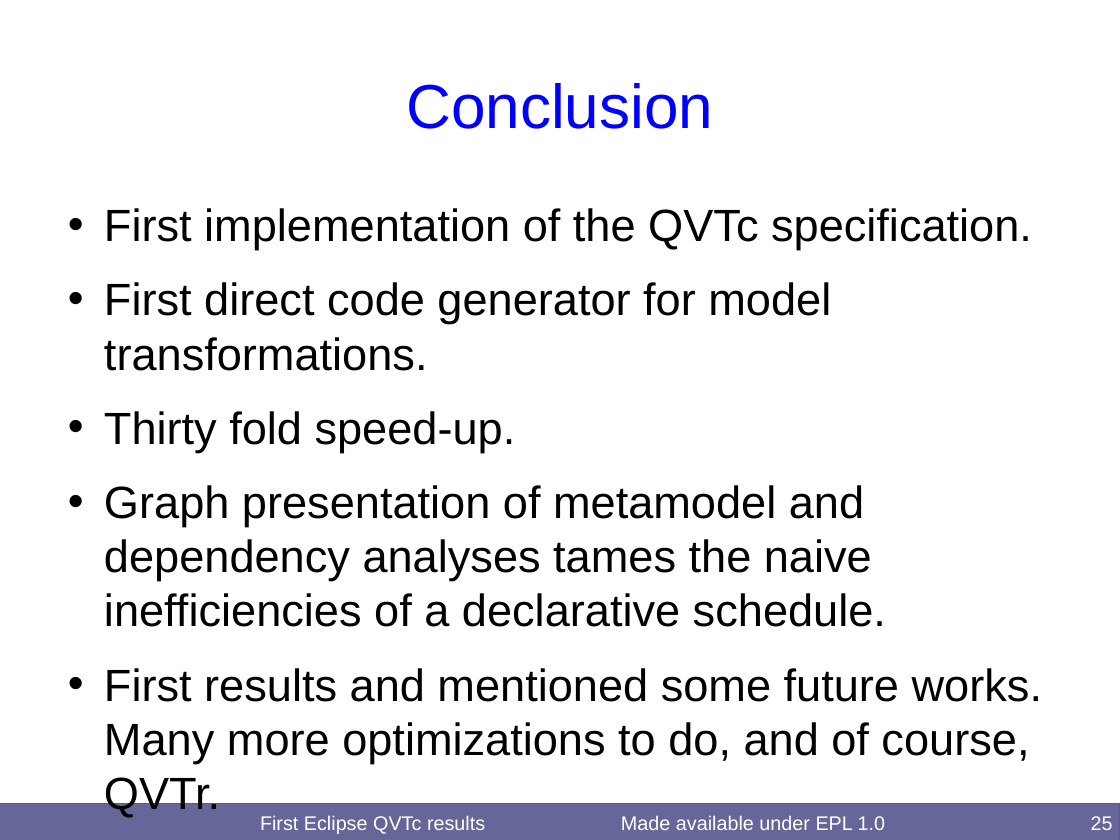
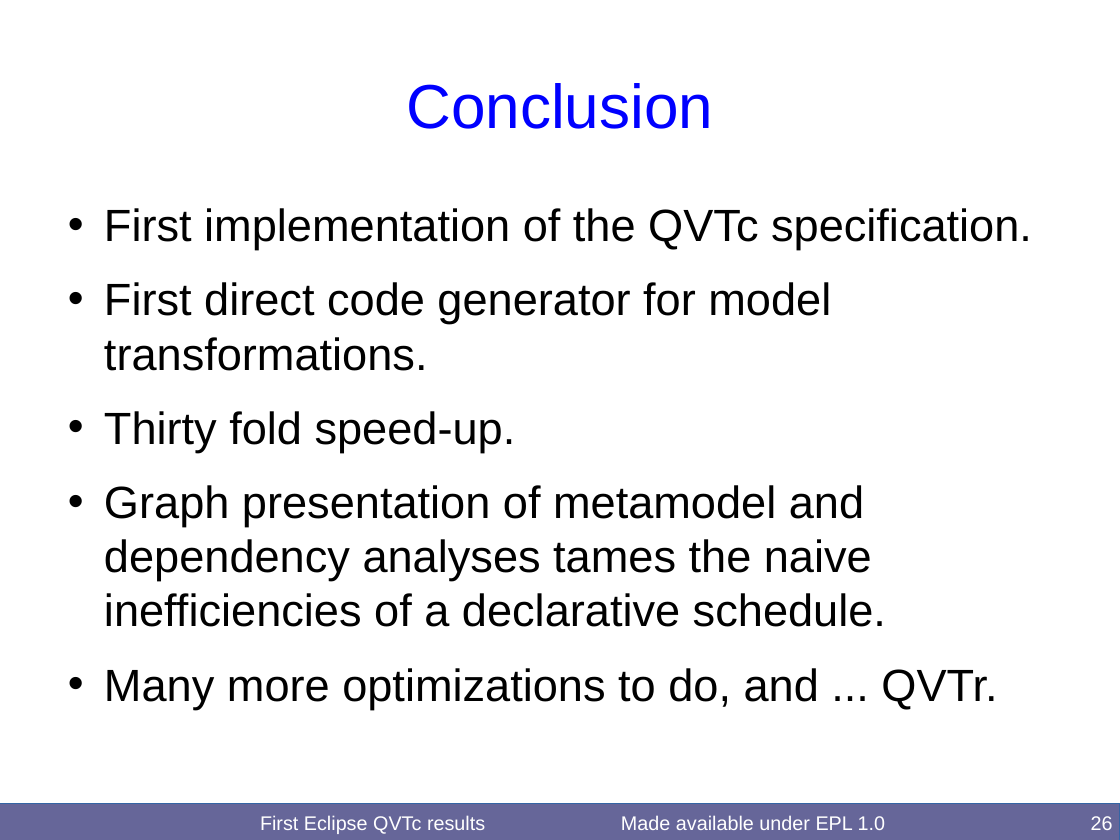
Before and after one commit to merks/mmt-website, a slide deck: slide 26 of qvt/docs/BigMDE2016/QVTcFirstResults.odp (slide 25 before the commit). Drawn at 1120x840 pixels with LibreOffice and Linux fonts; fonts in the diff are those of the drawing. Boxes give left, top, right and bottom in pixels: in the first picture for what was removed or moved away, otherwise in the second. Text is boxed around its words. In the diff, an @@ line names an element or a change of style, - is before the commit and + after.

```diff
--- a/qvt/docs/BigMDE2016/QVTcFirstResults.odp
+++ b/qvt/docs/BigMDE2016/QVTcFirstResults.odp
@@ text at box(104, 668, 997, 709): text changed @@
-• First results and mentioned some future works. Many more optimizations to do, and of course, QVTr.
+• Many more optimizations to do, and ... QVTr.
@@ page number at box(1091, 816, 1113, 830): text changed @@
-25
+26
```
Also in this commit, not shown: 8 other slides changed, 2 slides added, 1 slide removed.
